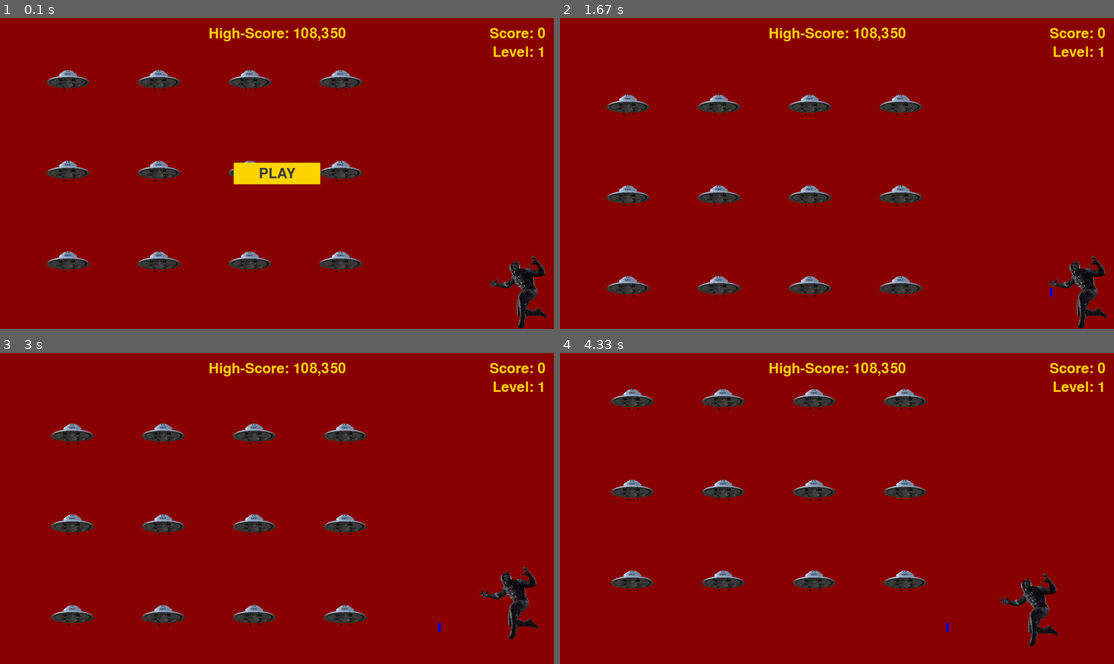
Above: before the commit, frames 1-4 (two rows, left to right).
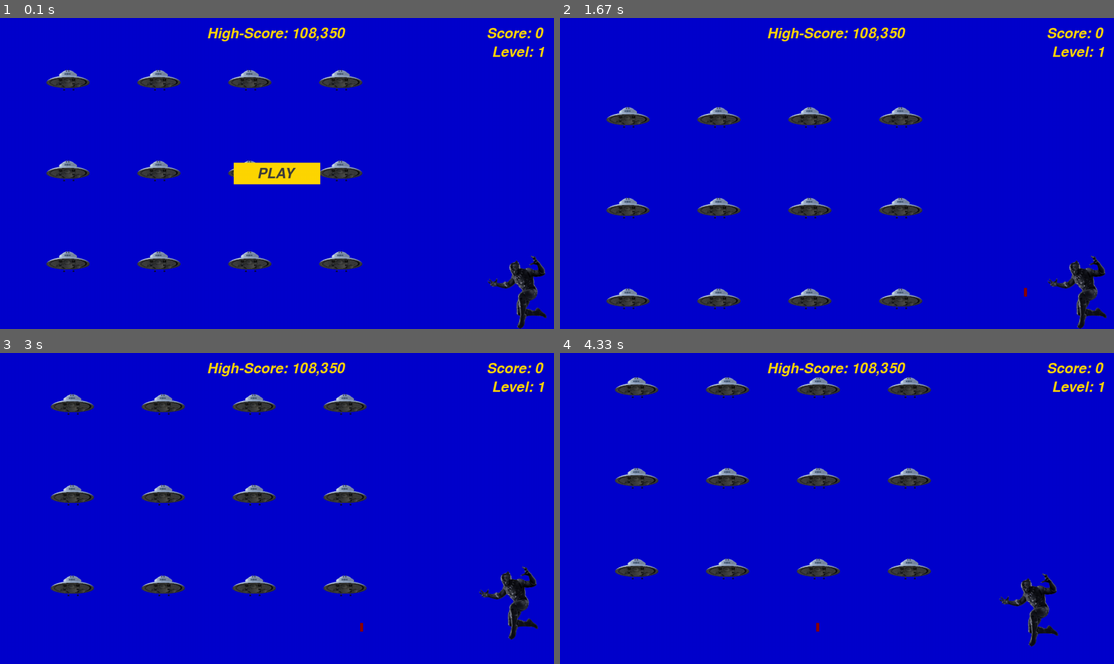
Above: after the commit, the same moments.

Repository: frankTheCodeBoy/PYGAME_GAME_DEVELOPMENT
Game: pygame game, started from game_load.py
The game is run twice, just before and just after one commit, with the same random seed, the same clock (stepped at 60 frames per second) and the same inputs.
Inputs:
- Up to frame 1 (0.1 s): no input
- Up to frame 2 (1.67 s): tap Space at 0.33, 1 s; click "PLAY" at 0.72 s
- Up to frame 3 (3 s): hold Up 1.83-2.3 s; hold Right 2.33-2.8 s; hold Left from 2.83 s (still down)
- Up to frame 4 (4.33 s): release Left at 3.37 s; hold Down 3.4-3.7 s; hold Left 3.73-4.13 s; hold Up from 4.17 s (still down)

The runs differ from the first frame. In frame 1, 95% of the frame differs, in the area x 0-100%, y 0-100%; in frame 2, 99%; in frame 3, 99%; in frame 4, 99%.

Commit message:
PHASE 14 FINAL VERSION

Diff:
--- a/button.py
+++ b/button.py
@@ -10,7 +10,7 @@
         self.width, self.height = 200, 50
         self.button_color = (255,215,0)
         self.text_color = (60,60,60)
-        self.font = pygame.font.SysFont(None, 48)
+        self.font = pygame.font.SysFont(None, 48, italic=True)
 
         # Build the button's rect object and center it.
         self.rect = pygame.Rect(0,0,self.width,self.height)
--- a/game_bullets.py
+++ b/game_bullets.py
@@ -7,23 +7,20 @@
         """Create bullets at character location"""
         super().__init__()
         self.screen = first_play.screen
-        # bullet settings
-        self.bullet_height = 20
-        self.bullet_width = 6
-        self.bullet_color = (0,0,250)
-        self.bullet_speed = 1.5
-
+        self.settings = first_play.settings
+        self.color = self.settings.bullet_color
         # Create bullet at 0,0 then correct position
-        self.rect = pygame.Rect(0,0,self.bullet_width,self.bullet_height)
+        self.rect = pygame.Rect(0,0,self.settings.bullet_width,
+            self.settings.bullet_height)
         self.rect.center = first_play.goku.rect.center
         # Store bullet speed as float value
         self.x = float(self.rect.x)
 
     def update(self):
         """Move the bullet horizontally across the screen"""
-        self.x -= self.bullet_speed
+        self.x -= self.settings.bullet_speed
         self.rect.x = self.x
 
     def draw_bullet(self):
         """Draw bullet on the screen"""
-        pygame.draw.rect(self.screen,self.bullet_color,self.rect)
+        pygame.draw.rect(self.screen,self.color,self.rect)
--- a/scoreboard.py
+++ b/scoreboard.py
@@ -12,7 +12,7 @@
 
         # Font settings for scoring information.
         self.text_color = (255, 215, 0)
-        self.font = pygame.font.SysFont(None, 48)
+        self.font = pygame.font.SysFont(None, 48, italic=True)
 
         # Prepare the initial score image.
         self.prep_score()
--- a/settings.py
+++ b/settings.py
@@ -6,22 +6,22 @@
         # Screen settings
         self.screen_width = 1200
         self.screen_height = 800
-        self.bg_color = (139,0,0)
+        self.bg_color = (0,0,205)
 
         # Goku settings
         self.goku_lives = 3
 
         # Bullet settings
         self.bullet_width = 7
-        self.bullet_height = 19
-        self.bullet_color = (0,0,250)
+        self.bullet_height = 20
+        self.bullet_color = (139,0,0)
         self.bullets_allowed = 4
 
         # Alien settings
         self.fleet_cruise_speed = 10
 
         # How quickly the game speeds up
-        self.speedup_scale = 1.1
+        self.speedup_scale = 1.2
 
         # How quickly the alien point values increase
         self.score_scale = 1.5
@@ -30,7 +30,7 @@
 
     def initialize_dynamic_settings(self):
         """Initialize settings that change throughout the game"""
-        self.alien_speed = 1.0
+        self.alien_speed = 1.5
         self.bullet_speed = 3.0
         self.goku_speed = 2.0
 
